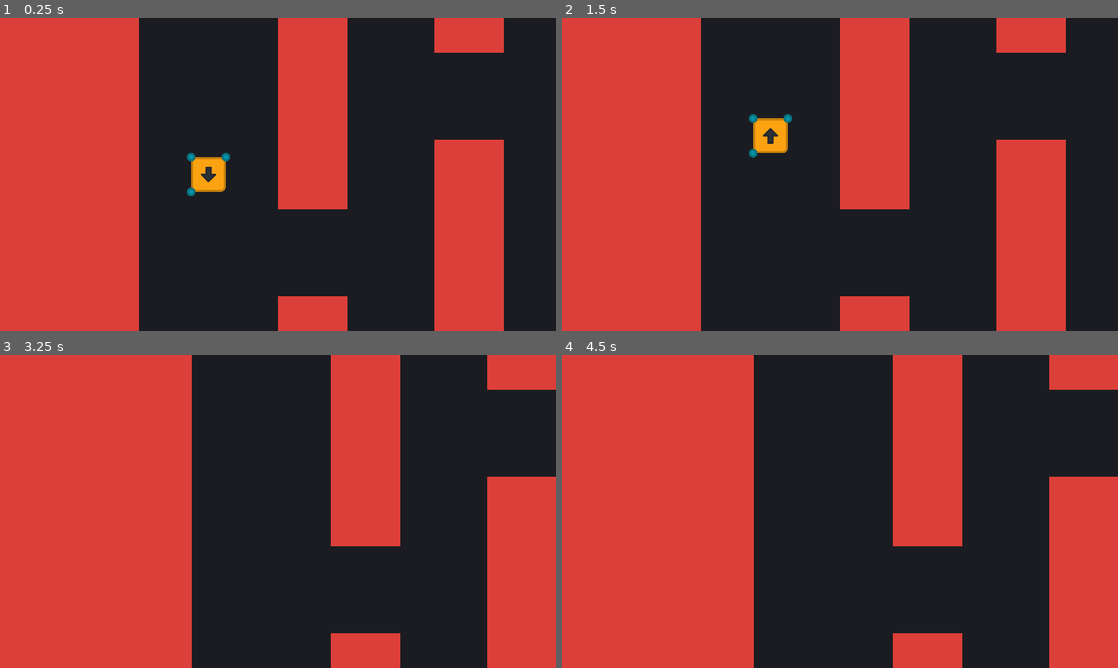
Above: before the commit, frames 1-4 (two rows, left to right).
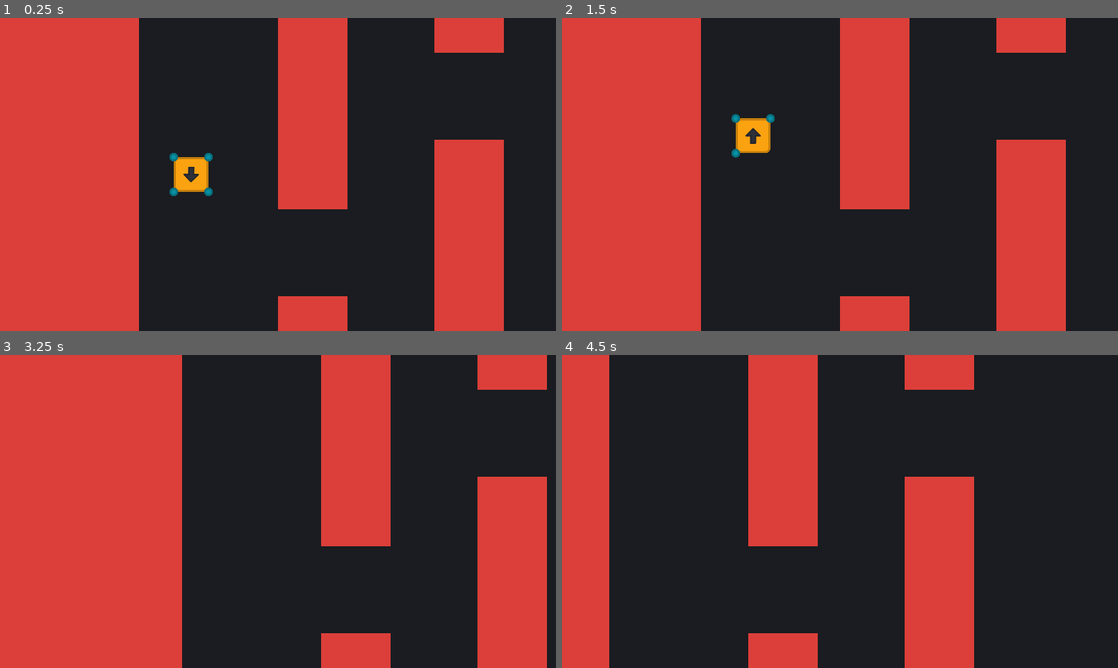
Above: after the commit, the same moments.

Repository: Kangrew/BYOG_2021
Game: Godot game, scene res://scenes/GameScene.tscn
The game is run twice, just before and just after one commit, with the same random seed, the same clock (stepped at 60 frames per second) and the same inputs.
Inputs:
- Up to frame 1 (0.25 s): no input
- Up to frame 2 (1.5 s): tap Enter at 0.5 s; hold Space (push) 0.53-1.28 s; tap Space (push) at 1.35 s
- Up to frame 3 (3.25 s): hold Space (push) 2.03-2.78 s; tap Enter at 2.75 s; tap Space (push) at 2.85 s
- Up to frame 4 (4.5 s): tap Space (push) at 3.5, 4.35 s; hold Space (push) 3.53-4.28 s

The runs differ from the first frame. In frame 1, 0.9% of the frame differs, in the area x 30-42%, y 43-57%; in frame 2, 0.9%; in frame 3, 6.7%; in frame 4, 51%, in the area x 8-100%, y 0-100%.

Commit message:
asset: lok, key sprite

Diff:
--- a/scenes/GameScene.tscn
+++ b/scenes/GameScene.tscn
@@ -15,7 +15,7 @@
 player_path = NodePath("../Player")
 
 [node name="Player" parent="Game" instance=ExtResource( 2 )]
-position = Vector2( 540, -480 )
+position = Vector2( 540, -540 )
 player_speed = 1000.0
 
 [node name="Blockout" type="Node2D" parent="Game"]
--- a/scenes/prefab_Player.tscn
+++ b/scenes/prefab_Player.tscn
@@ -12,17 +12,17 @@
 self_modulate = Color( 0.988235, 0.639216, 0.0666667, 1 )
 scale = Vector2( 0.9375, 0.9375 )
 texture = ExtResource( 2 )
-offset = Vector2( 64, -64 )
 script = ExtResource( 3 )
 
 [node name="Arrow" type="Sprite" parent="."]
 self_modulate = Color( 0.176471, 0.192157, 0.223529, 1 )
-position = Vector2( 64, -64 )
+position = Vector2( 0, 1.14441e-05 )
 texture = ExtResource( 1 )
 
 [node name="Tween" type="Tween" parent="."]
 
 [node name="Area2D" type="Area2D" parent="."]
+position = Vector2( -64, 64 )
 
 [node name="CollisionShape2D" type="CollisionShape2D" parent="Area2D"]
 position = Vector2( 64, -64 )
@@ -30,6 +30,7 @@
 
 [node name="BeatsLeft" type="Node2D" parent="."]
 modulate = Color( 0.0313726, 0.572549, 0.647059, 1 )
+position = Vector2( -64, 64 )
 
 [node name="Beat_1" type="Sprite" parent="BeatsLeft"]
 position = Vector2( 0, -128 )
--- a/scripts/Player.gd
+++ b/scripts/Player.gd
@@ -6,10 +6,12 @@
 
 enum directions {RIGHT, DOWN, LEFT, UP}
 
+var is_player_ready = false;
 var current_dir = directions.RIGHT;
 var direction_vector = Vector2.ZERO;
 var is_frozen = true;
 var beats_left = 4
+var die_aim_duration : float = 0.5;
 
 export var player_speed : float = 500;
 
@@ -30,6 +32,10 @@
 	elif event.is_action_released("push"):
 		push();
 
+func _on_Area2D_body_shape_entered(_body_id, body, _body_shape, _local_shape):
+	if body.is_in_group("block"):
+		die();
+
 func change_dir() -> void:
 
 	current_dir += 1
@@ -41,12 +47,12 @@
 	else:
 		tween.interpolate_property(arrow, "rotation_degrees", arrow.rotation_degrees, arrow.rotation_degrees + arrow_min_rot, arrow_rot_duration, Tween.TRANS_ELASTIC, Tween.EASE_OUT);
 
-	if( beats_left == 0):
-		die();
-		return;
-
-	beats_left -= 1;
-	beats.get_child(beats_left).visible = false;
+	if is_player_ready:
+		if( beats_left == 0):
+			die();
+			return;
+		beats_left -= 1;
+		beats.get_child(beats_left).visible = false;
 
 	tween.interpolate_property(arrow, "scale", Vector2.ONE, arrow_max_pop_scale, arrow_rot_duration / 2, Tween.TRANS_EXPO, Tween.EASE_IN);
 	tween.interpolate_property(arrow, "scale", arrow_max_pop_scale, Vector2.ONE, arrow_rot_duration, Tween.TRANS_EXPO, Tween.EASE_IN, arrow_rot_duration / 2);
@@ -64,6 +70,7 @@
 	is_frozen = true;
 
 func push() -> void:
+	is_player_ready = true;
 	is_frozen = false;
 
 	reset_beats()
@@ -78,9 +85,5 @@
 		direction_vector = Vector2(0.0, -1.0);
 
 func die() -> void:
-	get_tree().paused = true;
-
-
-func _on_Area2D_body_shape_entered(_body_id, body, _body_shape, _local_shape):
-	if body.is_in_group("block"):
-		die();
+	tween.interpolate_property(self, "scale", Vector2.ONE, Vector2.ZERO, die_aim_duration, Tween.TRANS_EXPO, Tween.EASE_OUT);
+	direction_vector = Vector2.ZERO;
Binary file added: sprites/sprite_key-240-240.png
Not shown, added: sprites/sprite_key-240-240.png.import
Binary file added: sprites/sprite_lock-240-240.png
Not shown, added: sprites/sprite_lock-240-240.png.import
